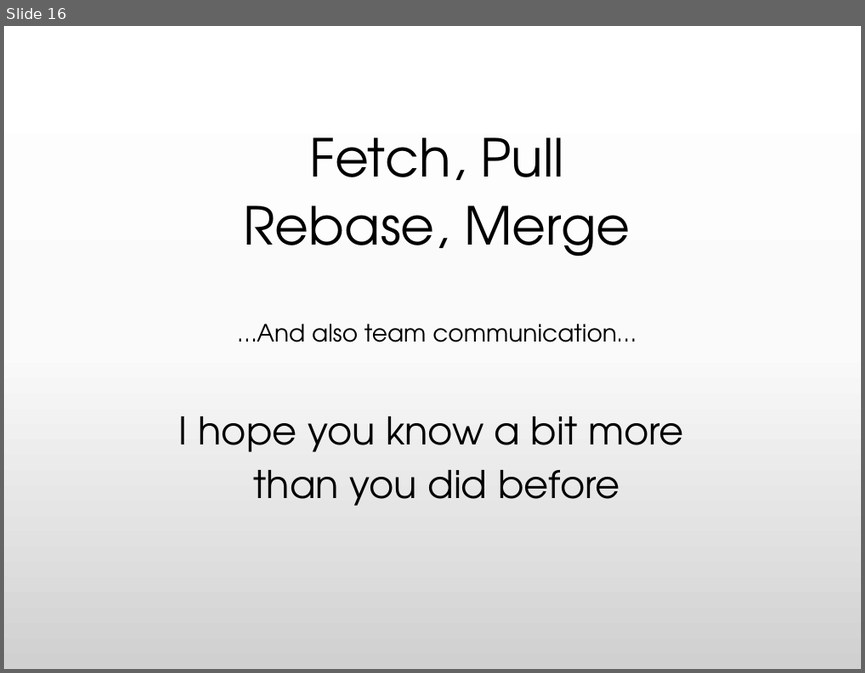
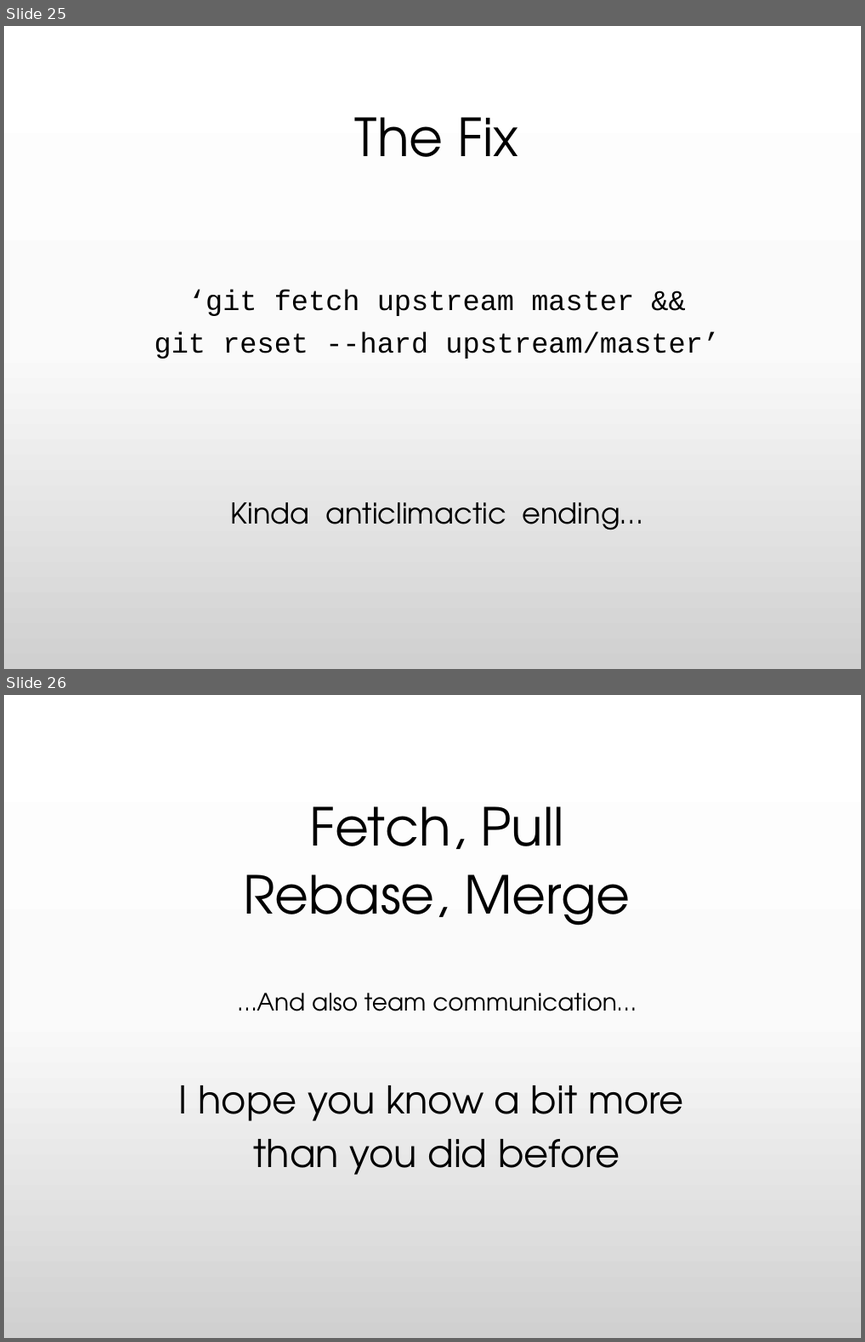
Before and after one commit to BLaurenB/rebase-merge-fetch-pull, a slide deck: Git--5minForRailsConf.pptx. Shown one above the other, each under a label of ours: slide 16 before the commit, slides 25 and 26 after it. The pictures are 865x673 and 865x1342 pixels, drawn with LibreOffice and Linux fonts; fonts in the diff are those of the drawing. Boxes give left, top, right and bottom in pixels: in the first picture for what was removed or moved away, otherwise in the second. Text is boxed around its words. In the diff, an @@ line names an element or a change of style, - is before the commit and + after.

```diff
--- a/Git--5minForRailsConf.pptx
+++ b/Git--5minForRailsConf.pptx
@@ slide 25 added at [4,26,861,669], background gradient #FFFFFF to #FBFBFB to #D1D1D1 @@
@@ subtitle added at [154,117,720,530], 24 pt, text #000000 @@
+The Fix
+‘git fetch upstream master &&
+git reset --hard upstream/master’
+Kinda anticlimactic ending…
@@ what was slide 16 is now slide 26 @@
```
Also in this commit, not shown: 3 slides changed, 15 other slides added, 5 slides removed, 1 other file.
